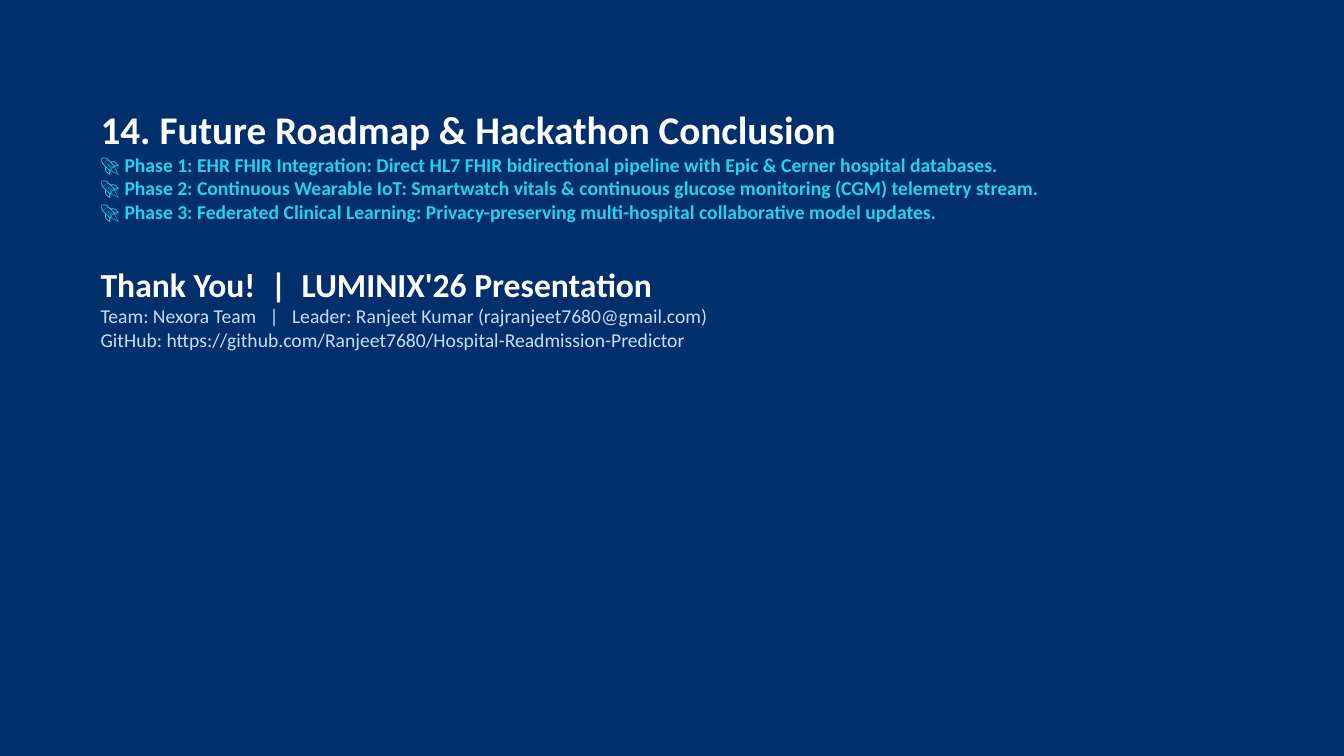
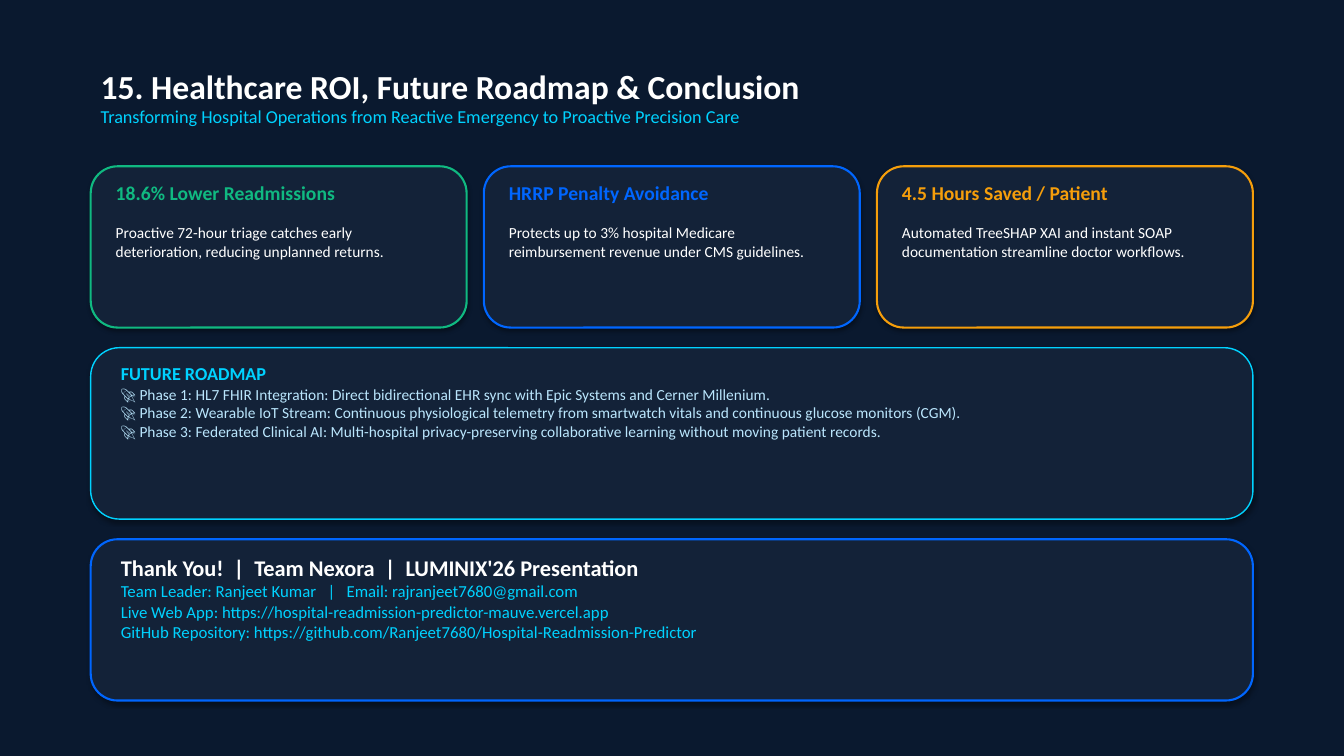
Before and after one commit to Ranjeet7680/Hospital-Readmission-Predictor, a slide deck: slide 16 of Hospital_Readmission_Predictor_LUMINIX26.pptx (slide 15 before the commit). Drawn at 1344x756 pixels with LibreOffice and Linux fonts; fonts in the diff are those of the drawing. Boxes give left, top, right and bottom in pixels: in the first picture for what was removed or moved away, otherwise in the second. Text is boxed around its words. In the diff, an @@ line names an element or a change of style, - is before the commit and + after.

Commit message:
docs(presentation): upgrade 16-slide executive PPTX deck for LUMINIX'26 hackathon

```diff
--- a/Hospital_Readmission_Predictor_LUMINIX26.pptx
+++ b/Hospital_Readmission_Predictor_LUMINIX26.pptx
@@ rectangle at <box>0,0,1344,756</box>: fill #002F6C to #0A192F @@
@@ text added at <box>101,75,800,126</box>, 13 pt, text #00D2FF @@
+15. Healthcare ROI, Future Roadmap & Conclusion
+Transforming Hospital Operations from Reactive Emergency to Proactive Precision Care
@@ rounded rectangle added at <box>91,166,467,328</box>, fill #132238, outline #10B981 1.5 pt @@
@@ rounded rectangle added at <box>484,166,860,328</box>, fill #132238, outline #0066FF 1.5 pt @@
@@ rounded rectangle added at <box>877,166,1253,328</box>, fill #132238, outline #F59E0B 1.5 pt @@
@@ text added at <box>116,186,383,260</box>, 11 pt, text #FFFFFF @@
+18.6% Lower Readmissions
+Proactive 72-hour triage catches early deterioration, reducing unplanned returns.
@@ text added at <box>509,186,804,260</box>, 11 pt, text #FFFFFF @@
+HRRP Penalty Avoidance
+Protects up to 3% hospital Medicare reimbursement revenue under CMS guidelines.
@@ text added at <box>902,186,1184,257</box>, 11 pt, text #FFFFFF @@
+4.5 Hours Saved / Patient
+Automated TreeSHAP XAI and instant SOAP documentation streamline doctor workflows.
@@ rounded rectangle added at <box>91,348,1253,519</box>, fill #132238, outline #00D2FF 1 pt @@
@@ text at <box>121,368,960,440</box>: text changed; size 14 to 11 pt; text colour #22D3EE to #BAE6FD; bold off @@
-14. Future Roadmap & Hackathon Conclusion
-🚀 Phase 1: EHR FHIR Integration: Direct HL7 FHIR bidirectional pipeline with Epic & Cerner hospital databases.
-🚀 Phase 2: Continuous Wearable IoT: Smartwatch vitals & continuous glucose monitoring (CGM) telemetry stream.
-🚀 Phase 3: Federated Clinical Learning: Privacy-preserving multi-hospital collaborative model updates.
-Thank You! | LUMINIX'26 Presentation
-Team: Nexora Team | Leader: Ranjeet Kumar (rajranjeet7680@gmail.com)
-GitHub: https://github.com/Ranjeet7680/Hospital-Readmission-Predictor
+FUTURE ROADMAP
+🚀 Phase 1: HL7 FHIR Integration: Direct bidirectional EHR sync with Epic Systems and Cerner Millenium.
+🚀 Phase 2: Wearable IoT Stream: Continuous physiological telemetry from smartwatch vitals and continuous glucose monitors (CGM).
+🚀 Phase 3: Federated Clinical AI: Multi-hospital privacy-preserving collaborative learning without moving patient records.
@@ rounded rectangle added at <box>91,539,1253,701</box>, fill #132238, outline #0066FF 1.5 pt @@
@@ text added at <box>121,560,697,641</box>, 12 pt, text #00D2FF @@
+Thank You! | Team Nexora | LUMINIX'26 Presentation
+Team Leader: Ranjeet Kumar | Email: rajranjeet7680@gmail.com
+Live Web App: https://hospital-readmission-predictor-mauve.vercel.app
+GitHub Repository: https://github.com/Ranjeet7680/Hospital-Readmission-Predictor
```
Also in this commit, not shown: 3 other slides changed, 12 slides added, 11 slides removed, 1 other file.
